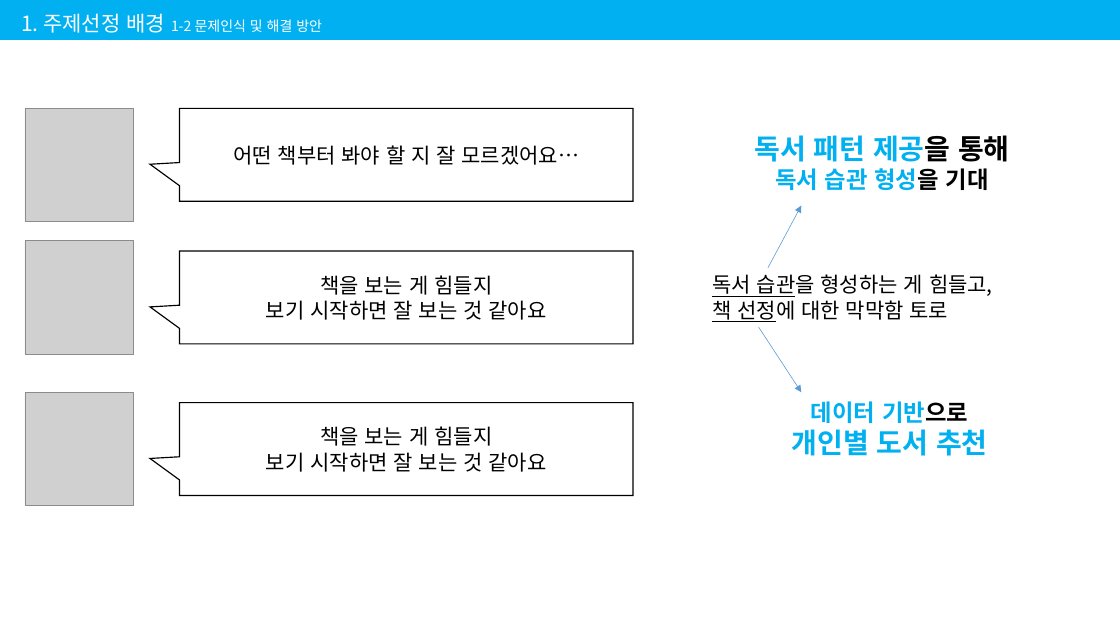
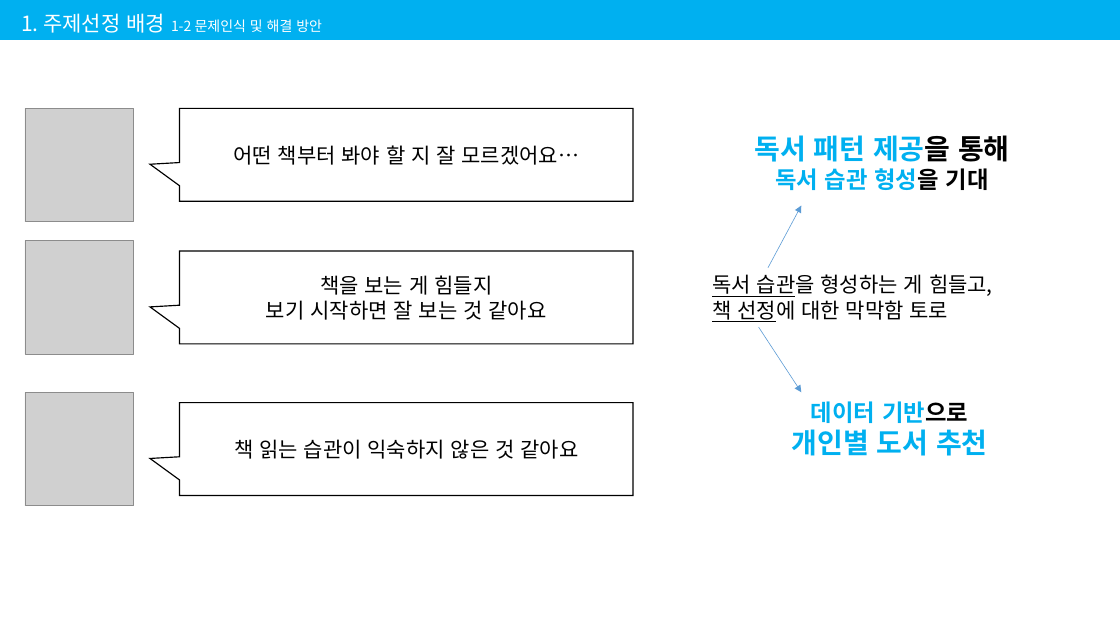
Before and after one commit to 201411096/kosmo_bookstore, a slide deck: slide 5 of Document/2조 김용선, 박세영, 정아인.pptx. Drawn at 1120x630 pixels with LibreOffice and Linux fonts; fonts in the diff are those of the drawing; grey boxes stand for pictures. Boxes give left, top, right and bottom in pixels: in the first picture for what was removed or moved away, otherwise in the second. Text is boxed around its words. In the diff, an @@ line names an element or a change of style, - is before the commit and + after.

```diff
--- a/Document/2조 김용선, 박세영, 정아인.pptx
+++ b/Document/2조 김용선, 박세영, 정아인.pptx
@@ text in speech box at (x1=234, y1=439, x2=579, y2=459): text changed @@
-책을 보는 게 힘들지
-보기 시작하면 잘 보는 것 같아요
+책 읽는 습관이 익숙하지 않은 것 같아요
```
Also in this commit, not shown: 3 other slides changed, 15 slides added.
